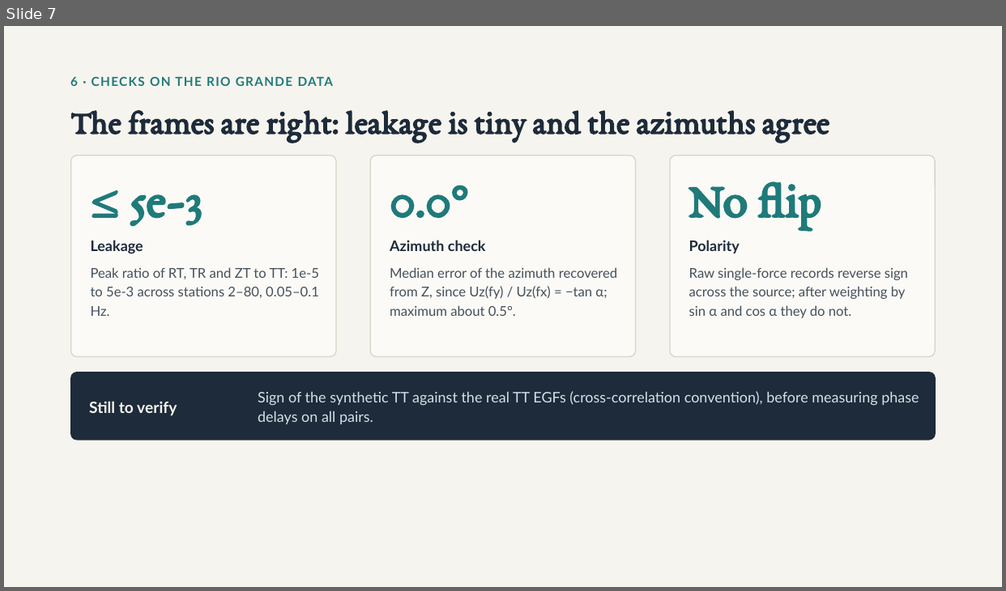
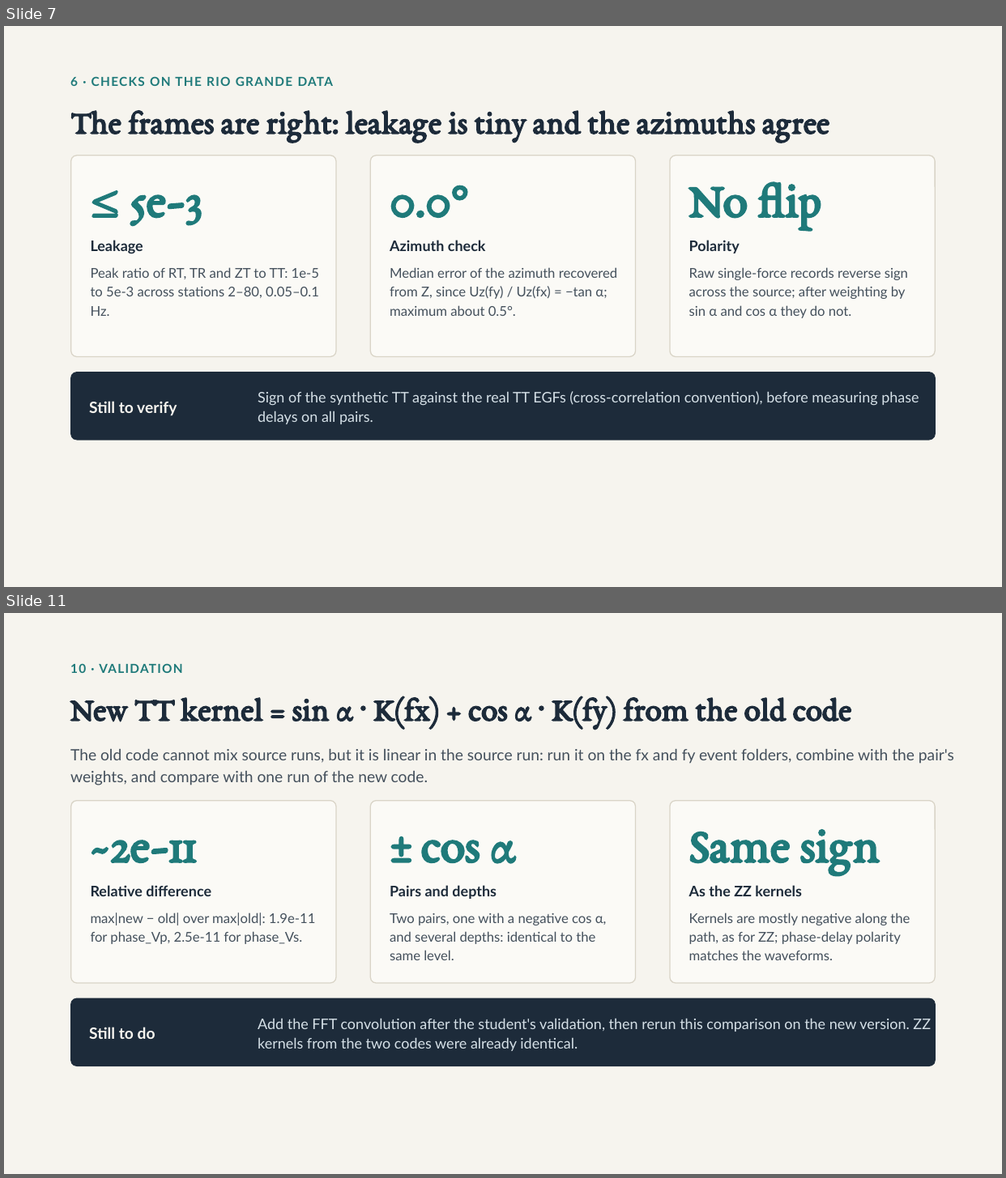
Before and after one commit to xtyangpsp/FWANT, a slide deck: Project_template/tomography_TT/FWANT_TT_notes.pptx. Shown one above the other, each under a label of ours: slide 7 before the commit, slides 7 and 11 after it; the slides between them are not shown. The pictures are 1006x591 and 1006x1178 pixels, drawn with LibreOffice and Linux fonts; fonts in the diff are those of the drawing. Boxes give left, top, right and bottom in pixels: in the first picture for what was removed or moved away, otherwise in the second. Text is boxed around its words. In the diff, an @@ line names an element or a change of style, - is before the commit and + after.

Commit message:
added kernel changes

```diff
--- a/Project_template/tomography_TT/FWANT_TT_notes.pptx
+++ b/Project_template/tomography_TT/FWANT_TT_notes.pptx
@@ slide 11 added at <box>4,613,1002,1174</box>, background #F6F4EE @@
@@ text added at <box>70,663,182,673</box>, 12 pt, text #1F7A7A, bold @@
+10 · VALIDATION
@@ title added at <box>70,696,851,729</box>, 32 pt, text #1D2B3A, bold @@
+New TT kernel = sin α · K(fx) + cos α · K(fy) from the old code
@@ text added at <box>70,749,954,786</box>, 15 pt, text #44505C @@
+The old code cannot mix source runs, but it is linear in the source run: run it on the fx and fy event folders, combine with the pair's weights, and compare with one run of the new code.
@@ rounded rectangle added at <box>71,801,336,983</box>, fill #FBFAF6, outline #D9D4C7 1 pt @@
@@ rounded rectangle added at <box>371,801,636,983</box>, fill #FBFAF6, outline #D9D4C7 1 pt @@
@@ rounded rectangle added at <box>671,801,936,983</box>, fill #FBFAF6, outline #D9D4C7 1 pt @@
@@ text added at <box>689,829,880,875</box>, 48 pt, text #1F7A7A, bold @@
+Same sign
@@ text added at <box>91,840,197,863</box>, 48 pt, text #1F7A7A, bold @@
+~2e-11
@@ text added at <box>421,840,515,864</box>, 48 pt, text #1F7A7A, bold @@
+± cos α
@@ text added at <box>91,885,211,897</box>, 14 pt, text #1D2B3A, bold @@
+Relative difference
@@ text added at <box>390,885,496,899</box>, 14 pt, text #1D2B3A, bold @@
+Pairs and depths
@@ text added at <box>689,885,802,897</box>, 14 pt, text #1D2B3A, bold @@
+As the ZZ kernels
@@ text added at <box>91,913,316,944</box>, 13 pt, text #44505C @@
+max|new − old| over max|old|: 1.9e-11 for phase_Vp, 2.5e-11 for phase_Vs.
@@ text added at <box>390,913,607,960</box>, 13 pt, text #44505C @@
+Two pairs, one with a negative cos α, and several depths: identical to the same level.
@@ text added at <box>689,913,910,960</box>, 13 pt, text #44505C @@
+Kernels are mostly negative along the path, as for ZZ; phase-delay polarity matches the waveforms.
@@ rounded rectangle added at <box>70,999,936,1067</box>, fill #1D2B3A @@
@@ text added at <box>258,1018,931,1051</box>, 14 pt, text #D5E0E7 @@
+Add the FFT convolution after the student's validation, then rerun this comparison on the new version. ZZ kernels from the two codes were already identical.
@@ text added at <box>89,1027,155,1039</box>, 15 pt, text #F6F4EE, bold @@
+Still to do
```
Also in this commit, not shown: 2 slides changed, 2 other slides added.
